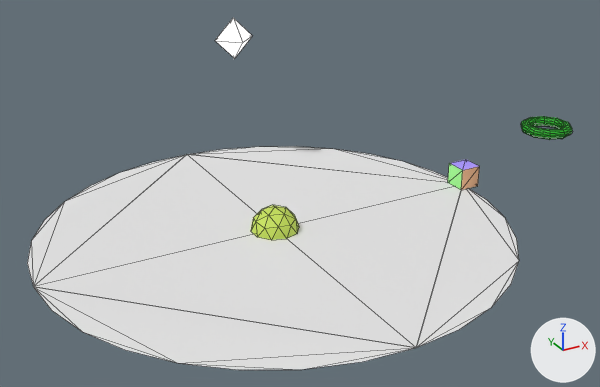
A saved change to the COLLADA model scenes/curve_interpolation/curve_interpolation.DAE.
Before and after are seen from a 50 mm camera at (-0.363, -0.715, 0.393) aimed at (0.03, -0.001, 0.036). Every picture has the same lights, and +X, +Y and +Z are marked at lower right. Mesh edges are drawn as thin lines. Where no turn or scale is listed for an object, it has been applied to the vertices.
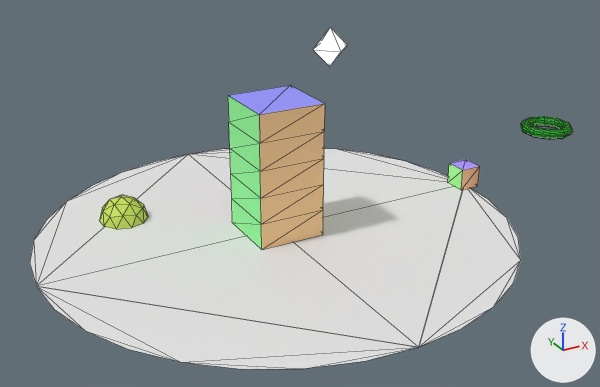
The newer file is also rescaled (x3.524), turned or shifted as a whole; pictures and numbers use the older file's frame.

The change, as a list of edits to the scene's bpy script:
```text
Add mat_material__16_001:
    mat_material__16_001 = principled_material('Material__16.001')
    mat_material__16_001.base_color = (0.991, 1.0, 0.305)  # yellow #feff96
    mat_material__16_001.roughness = 0.64
Add mat_material__18_001:
    mat_material__18_001 = principled_material('Material__18.001')
    mat_material__18_001.base_color = (1.0, 0.305, 0.305)  # pink #ff9696
    mat_material__18_001.roughness = 0.64
Add mat_material__14:
    mat_material__14 = principled_material('Material__14')
    mat_material__14.base_color = (0.305, 0.88, 1.0)  # cyan #96f1ff
    mat_material__14.roughness = 0.64
Add mat_material__13:
    mat_material__13 = principled_material('Material__13')
    mat_material__13.base_color = (0.305, 0.305, 1.0)  # blue #9696ff
    mat_material__13.roughness = 0.64
Add mat_material__15_001:
    mat_material__15_001 = principled_material('Material__15.001')
    mat_material__15_001.base_color = (0.305, 1.0, 0.337)  # green #96ff9d
    mat_material__15_001.roughness = 0.64
Add mat_material__17_001:
    mat_material__17_001 = principled_material('Material__17.001')
    mat_material__17_001.base_color = (0.991, 0.638, 0.305)  # beige #fed196
    mat_material__17_001.roughness = 0.64
Change me_lightindicator:
    where me_lightindicator.from_pydata(...)  # 6 vertices, 8 faces; spans x -0.0254..0.0254, y -0.0254..0.0254, z -0.0254..0.0254
    used by ob_lightindicator; location = (0.054, 0.2106, 0.1571)
    me_lightindicator part 1: the whole mesh is moved by (0.1216, -0.0266, -0.0199)
Add me_box001:
    me_box001.from_pydata(...)  # 24 vertices, 44 faces; spans x -0.036..0.036, y -0.036..0.036, z 0.0..0.1442
    # faces by material slot: [2, 2, 10, 10, 10, 10]
    me_box001.materials.append(mat_material__14)  # cyan #96f1ff
    me_box001.materials.append(mat_material__13)  # blue #9696ff
    me_box001.materials.append(mat_material__17_001)  # beige #fed196
    me_box001.materials.append(mat_material__16_001)  # yellow #feff96
    me_box001.materials.append(mat_material__18_001)  # pink #ff9696
    me_box001.materials.append(mat_material__15_001)  # green #96ff9d
Change ob_cylinder:
    ob_cylinder.location: (0.0, 0.0, 0.0) -> (0.0025, 0.0, 0.0)
Add ob_box001:
    ob_box001 = bpy.data.objects.new('Box001', me_box001)
    ob_box001.location = (0.0025, 0.0, 0.0)
```

Changed parts and their boxes [x1, y1, x2, y2] in the pictures (600 x 387 px):
'Cylinder', moved: before [27, 146, 519, 370]; after [30, 148, 521, 369]
'Box001', added: after [228, 86, 325, 250]
    faces in mat_material__17_001 (beige #fed196): [259, 104, 325, 250]
    faces in mat_material__15_001 (green #96ff9d): [228, 96, 262, 249]
    faces in mat_material__13 (blue #9696ff): [228, 86, 325, 115]
'LightIndicator', mesh moved: before [215, 18, 252, 58]; after [313, 27, 347, 66]
